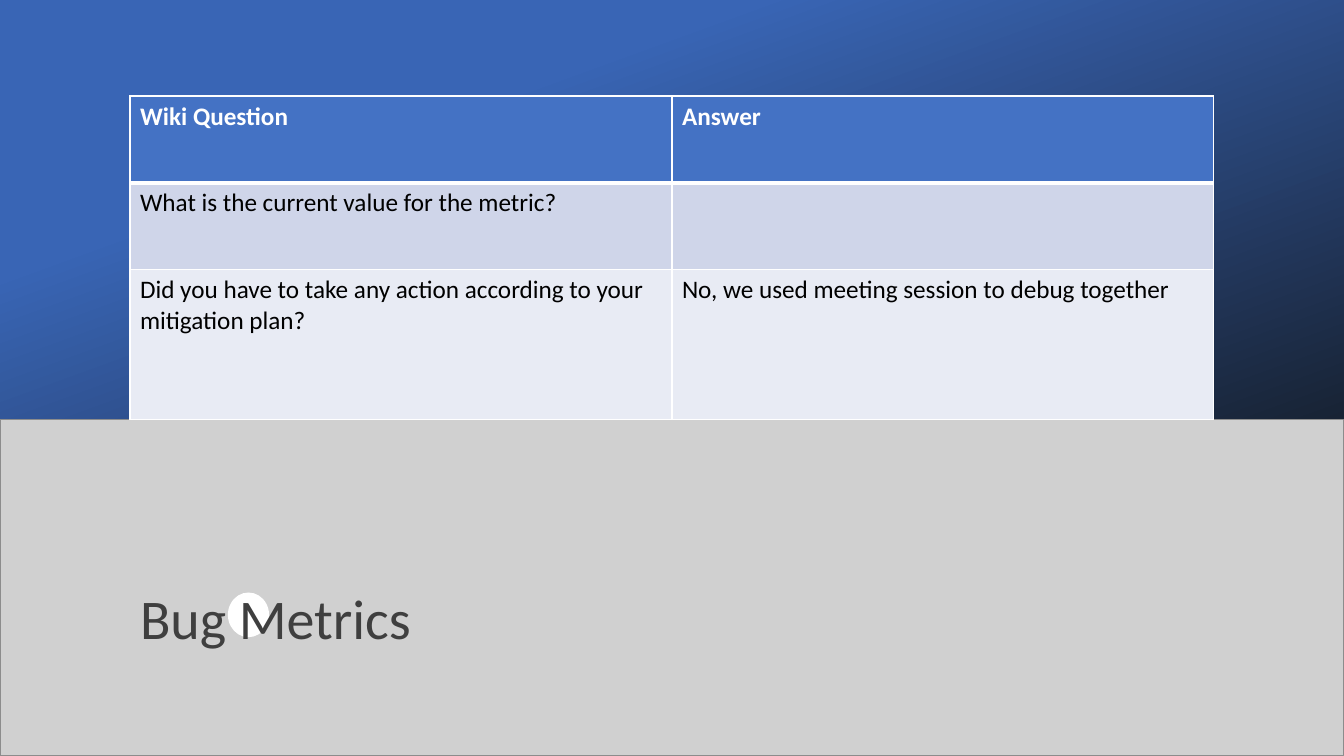
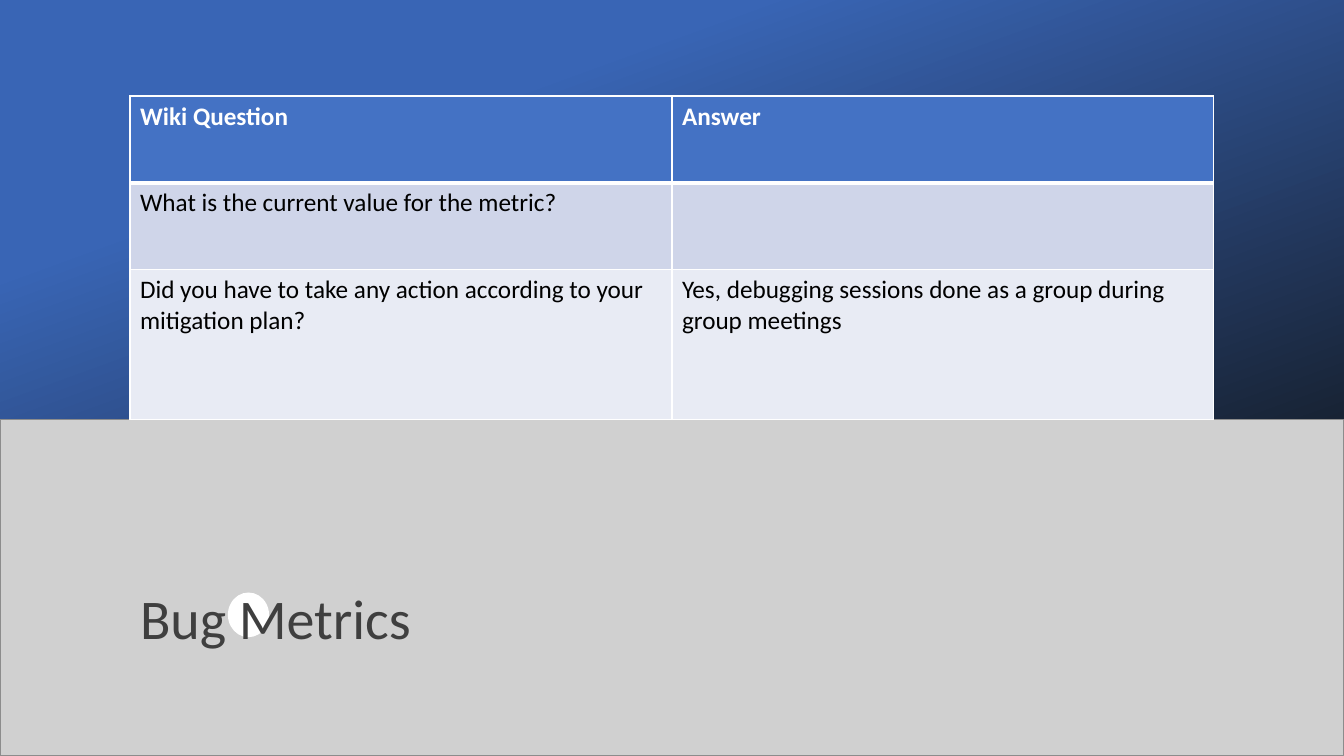
Before and after one commit to xbloh/Online-Course-Bidding-System-, a slide deck: slide 9 of presentations/PM Review - Week 7.pptx. Drawn at 1344x756 pixels with LibreOffice and Linux fonts; fonts in the diff are those of the drawing; grey boxes stand for pictures. Boxes give left, top, right and bottom in pixels: in the first picture for what was removed or moved away, otherwise in the second. Text is boxed around its words. In the diff, an @@ line names an element or a change of style, - is before the commit and + after.

Commit message:
Update PM Review - Week 7.pptx
Mitigation plan - yes

```diff
--- a/presentations/PM Review - Week 7.pptx
+++ b/presentations/PM Review - Week 7.pptx
@@ table at bbox=[130, 96, 1215, 419] @@
-row 3, column 2: No, we used meeting session to debug together
+row 3, column 2: Yes, debugging sessions done as a group during group meetings
```
